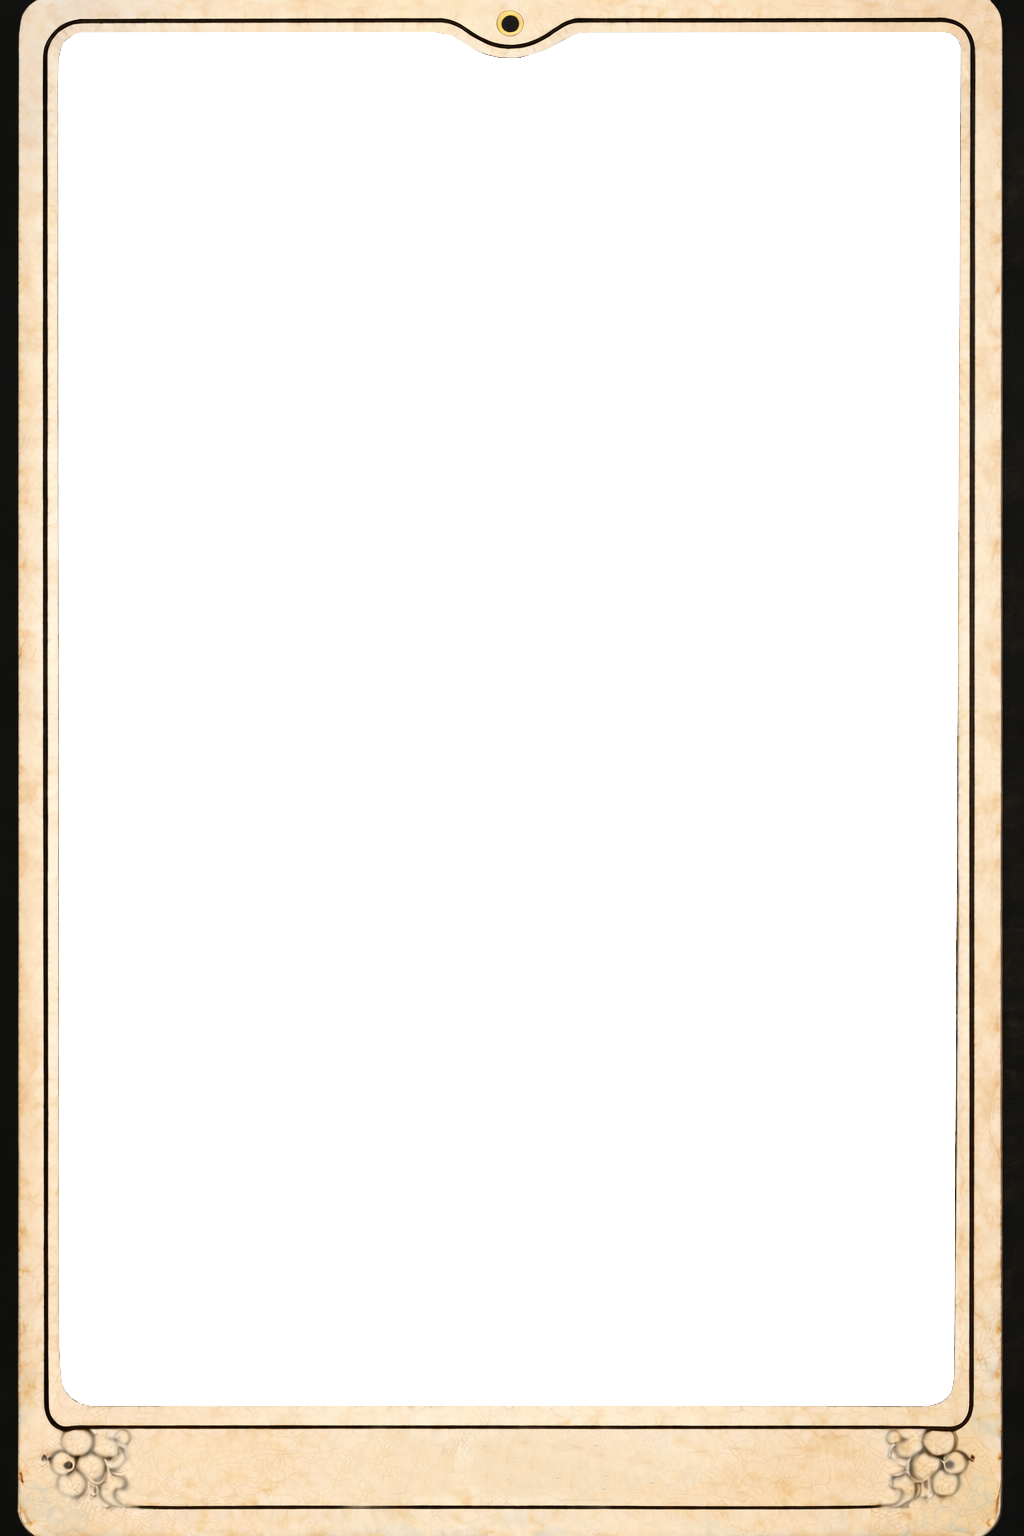
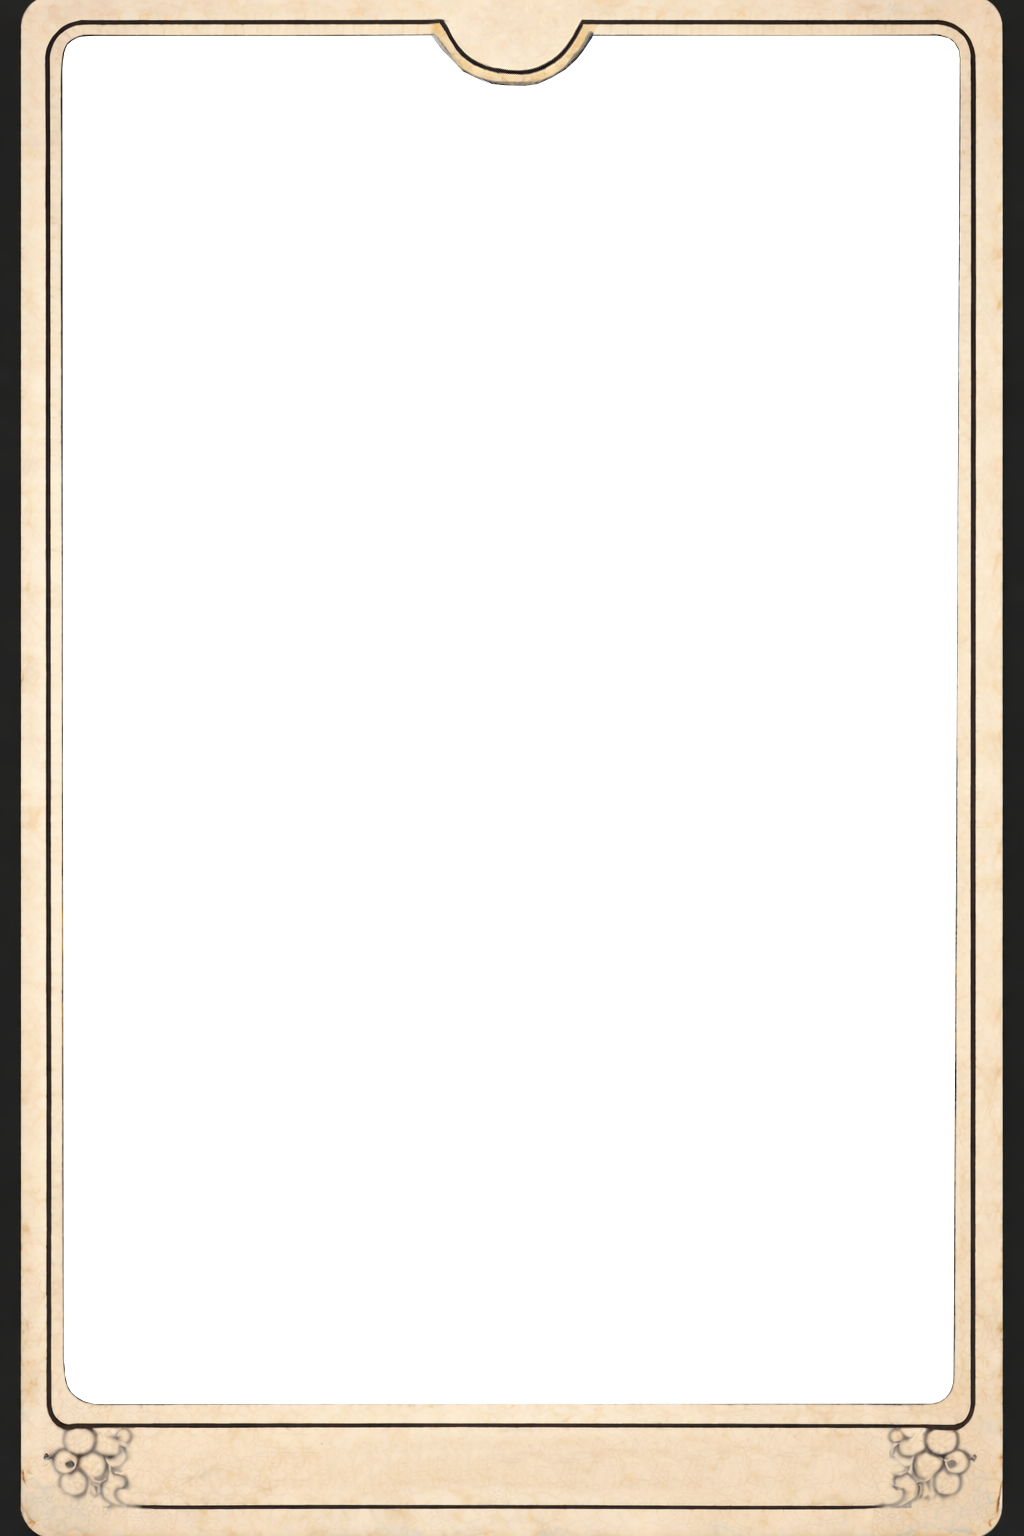
Two versions of the same layered image (1024x1536). Layer-by-layer changes:
removed layer "Capa 1" over [0, 0, 1024, 1536]
added layer "Capa 6" above "Fondo" over [0, 0, 1024, 1536]
added layer "Fondo" over [0, 0, 1024, 1536]